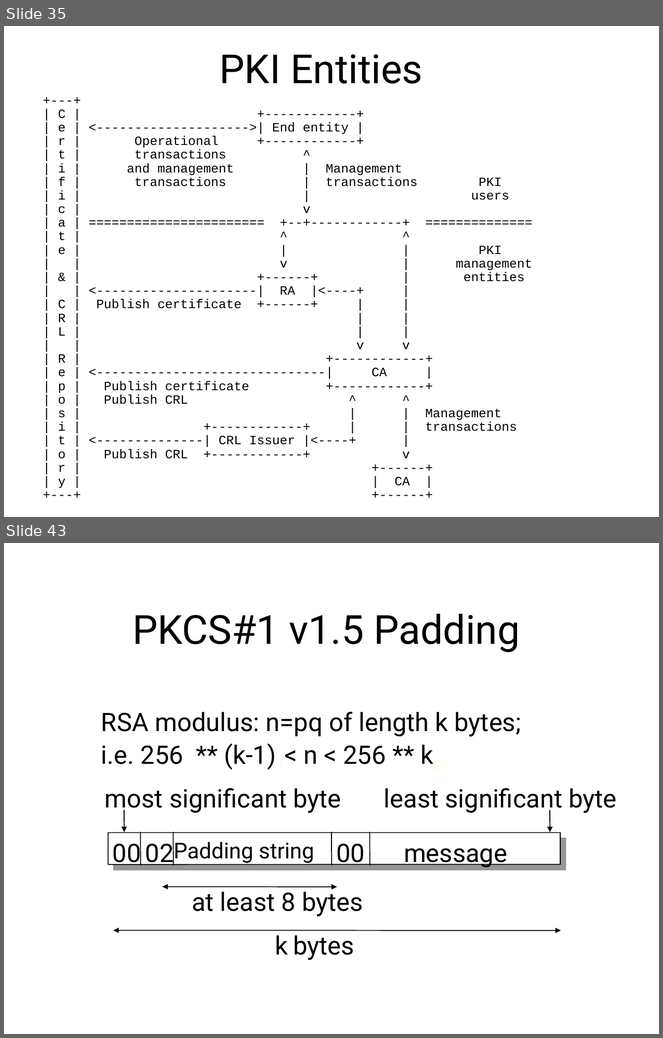
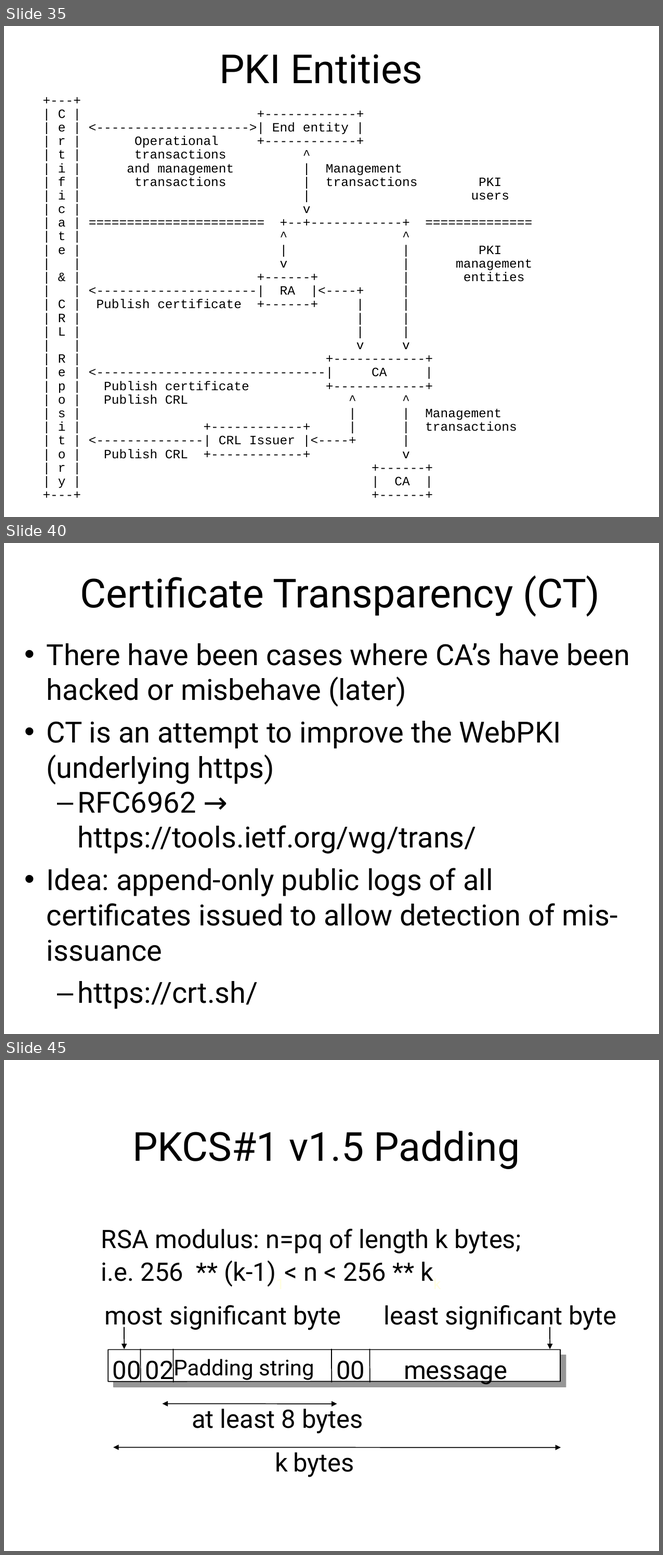
Before and after one commit to sftcd/cs7053, a slide deck: 2016lectures/06-protocols.ppt. Shown one above the other, each under a label of ours: slides 35 and 43 before the commit, slides 35, 40 and 45 after it; the slides between them are not shown. The pictures are 663x1038 and 663x1555 pixels, drawn with LibreOffice and Linux fonts; fonts in the diff are those of the drawing. Boxes give left, top, right and bottom in pixels: in the first picture for what was removed or moved away, otherwise in the second. Text is boxed around its words. In the diff, an @@ line names an element or a change of style, - is before the commit and + after.

```diff
--- a/2016lectures/06-protocols.ppt
+++ b/2016lectures/06-protocols.ppt
@@ slide 40 added at <box>4,543,659,1034</box>, background #FFFFFF @@
@@ text added at <box>80,575,600,617</box>, 44 pt, text #000000 @@
+Certificate Transparency (CT)
@@ text added at <box>47,643,630,962</box>, 32 pt, text #000000 @@
+• There have been cases where CA’s have been hacked or misbehave (later)
+• CT is an attempt to improve the WebPKI (underlying https)
+  – RFC6962 → https://tools.ietf.org/wg/trans/
+• Idea: append-only public logs of all certificates issued to allow detection of mis-issuance
+  – https://crt.sh/
@@ what was slide 43 is now slide 45 @@
```
Also in this commit, not shown: 15 slides changed, 1 other slide added.
